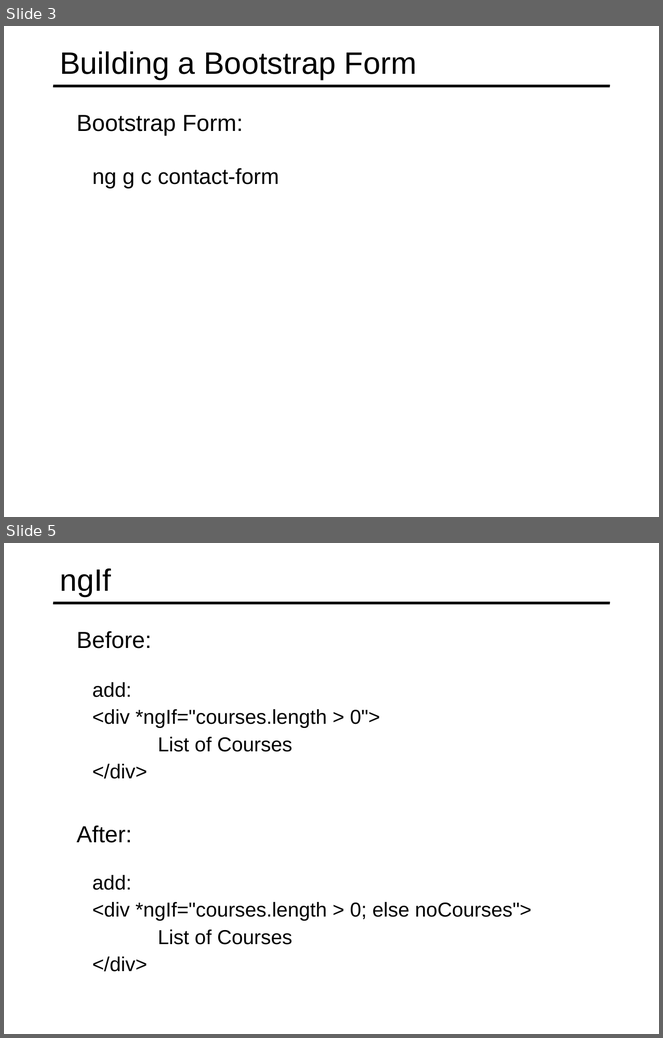
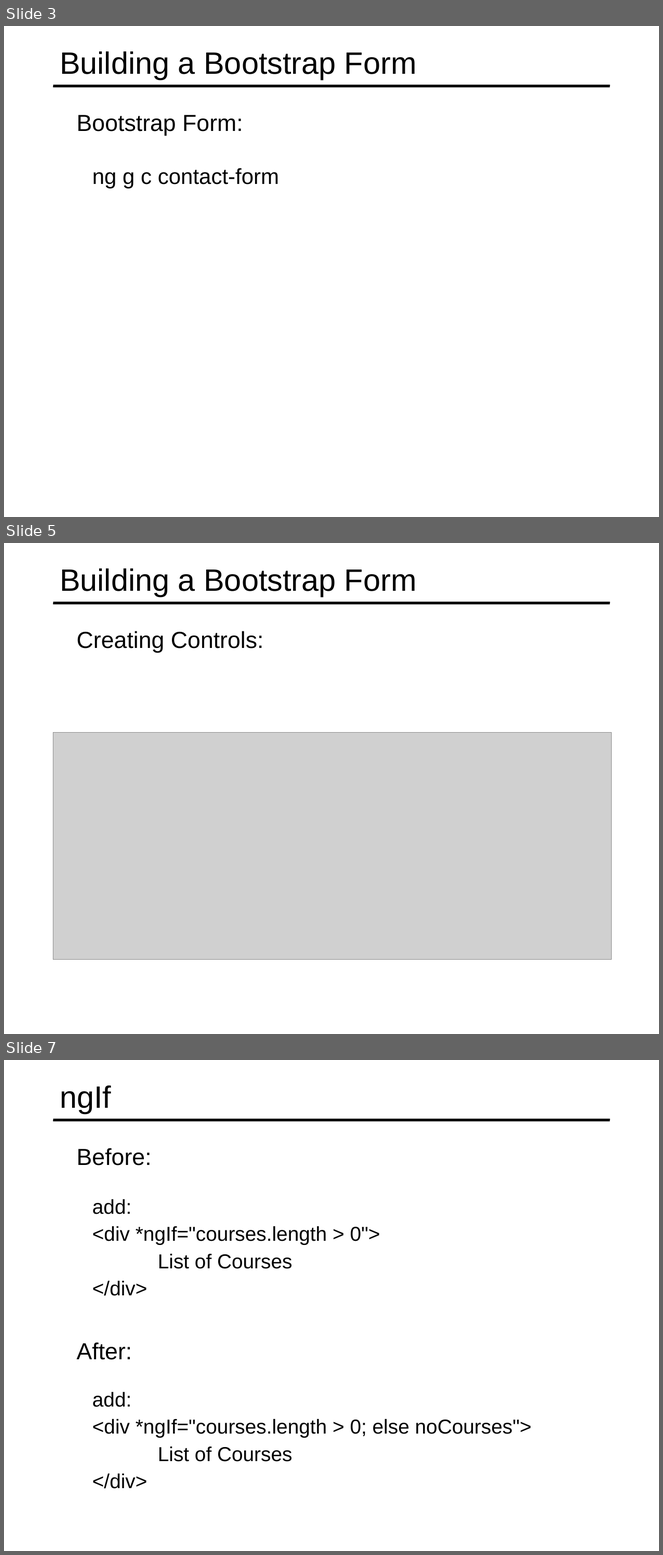
Before and after one commit to specter01wj/Jago_Link_Training, a slide deck: Angular/Angular7/Angular Advanced Course/Essentials/5.Template-driven Forms/L5_Template-driven Forms.ppt. Shown one above the other, each under a label of ours: slides 3 and 5 before the commit, slides 3, 5 and 7 after it; the slides between them are not shown. The pictures are 663x1038 and 663x1555 pixels, drawn with LibreOffice and Linux fonts; fonts in the diff are those of the drawing; grey boxes stand for pictures. Boxes give left, top, right and bottom in pixels: in the first picture for what was removed or moved away, otherwise in the second. Text is boxed around its words. In the diff, an @@ line names an element or a change of style, - is before the commit and + after.

```diff
--- a/Angular/Angular7/Angular Advanced Course/Essentials/5.Template-driven Forms/L5_Template-driven Forms.ppt
+++ b/Angular/Angular7/Angular Advanced Course/Essentials/5.Template-driven Forms/L5_Template-driven Forms.ppt
@@ slide 5 added at [4, 543, 659, 1034], background #FFFFFF; not listed: 1 template element that a slide beside it also shows @@
@@ title added at [60, 568, 417, 596], 34 pt, text #000000 @@
+Building a Bootstrap Form
@@ text added at [77, 631, 264, 653], 25.5 pt, text #000000 @@
+  Creating Controls:
@@ picture added at [53, 732, 611, 960] @@
@@ what was slide 5 is now slide 7 @@
```
Also in this commit, not shown: 1 slide changed, 1 other slide added.
